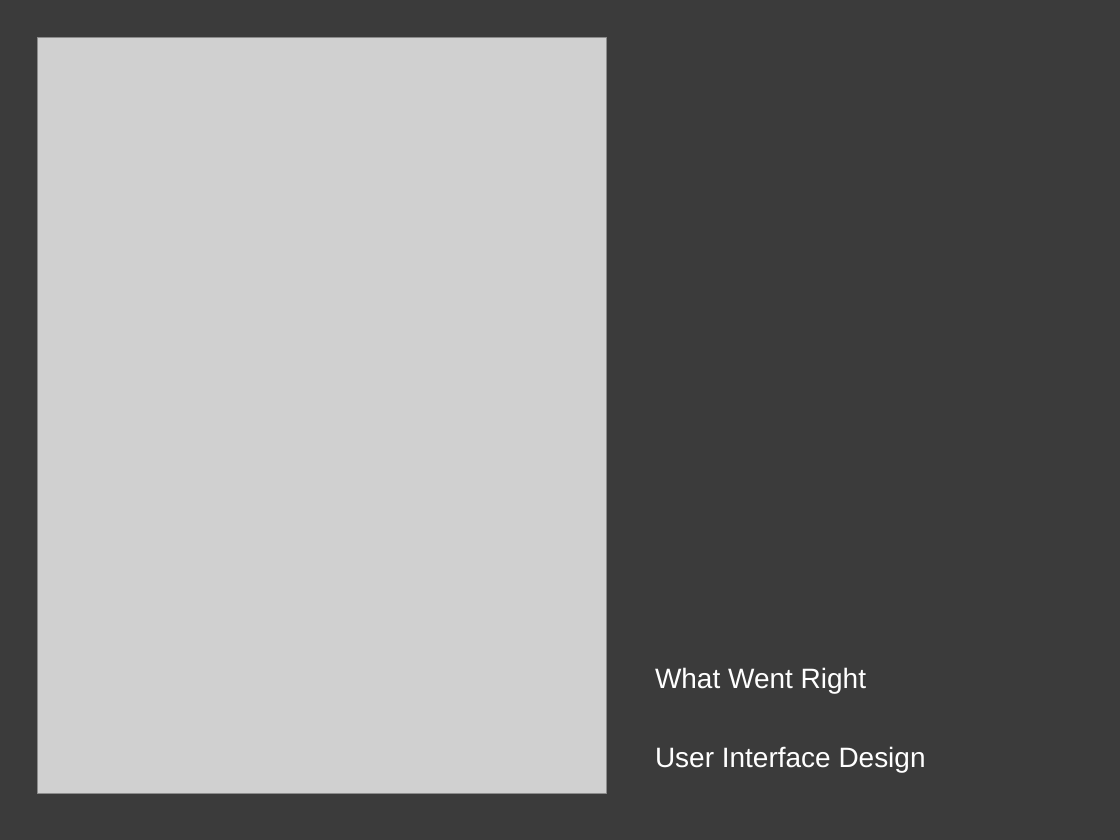
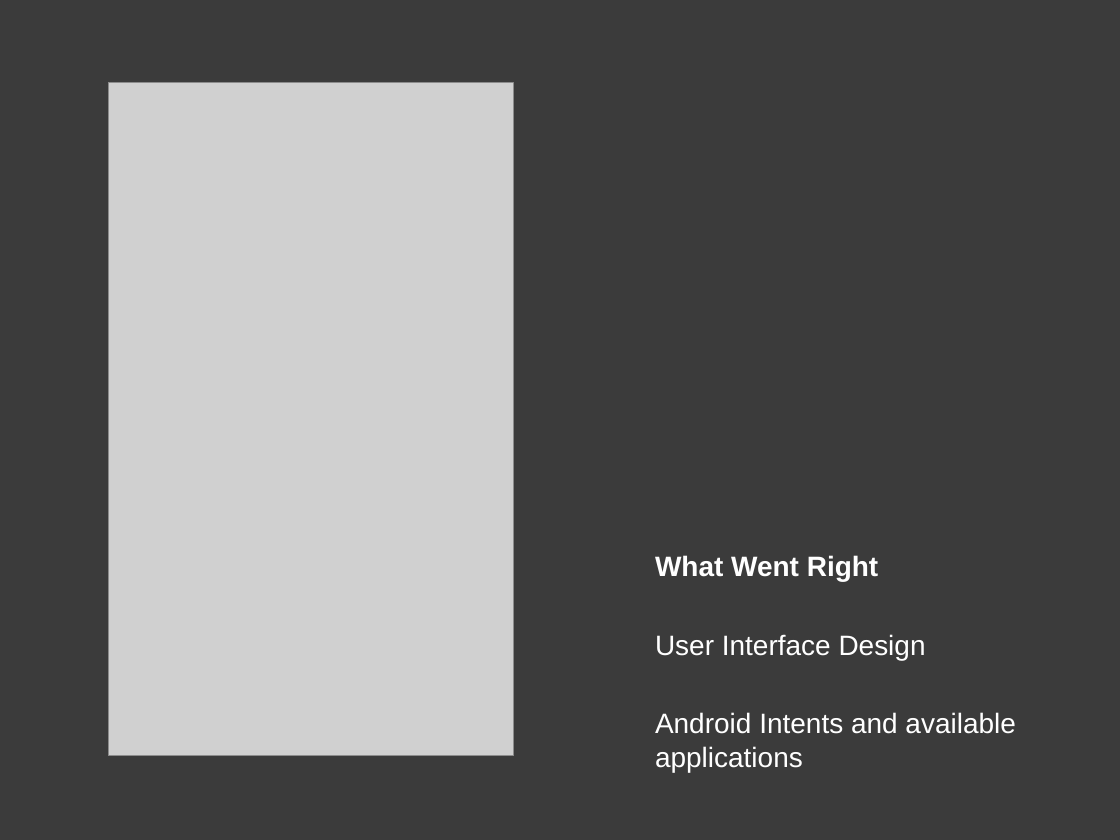
Before and after one commit to rkilarski/ryski-coding, a slide deck: slide 4 of WalkAbout/doc/WalkAbout.pptx. Drawn at 1120x840 pixels with LibreOffice and Linux fonts; fonts in the diff are those of the drawing; grey boxes stand for pictures. Boxes give left, top, right and bottom in pixels: in the first picture for what was removed or moved away, otherwise in the second. Text is boxed around its words. In the diff, an @@ line names an element or a change of style, - is before the commit and + after.

```diff
--- a/WalkAbout/doc/WalkAbout.pptx
+++ b/WalkAbout/doc/WalkAbout.pptx
@@ picture: place and size @@
-picture at <box>37,37,606,793</box>
+picture at <box>109,83,513,756</box>
@@ text at <box>655,555,878,581</box>: bold on in "What Went Right" @@
@@ text at <box>655,712,1016,772</box>: paragraph added @@
+Android Intents and available applications
```
Also in this commit, not shown: 4 other slides changed, 2 slides added, 1 slide removed.
